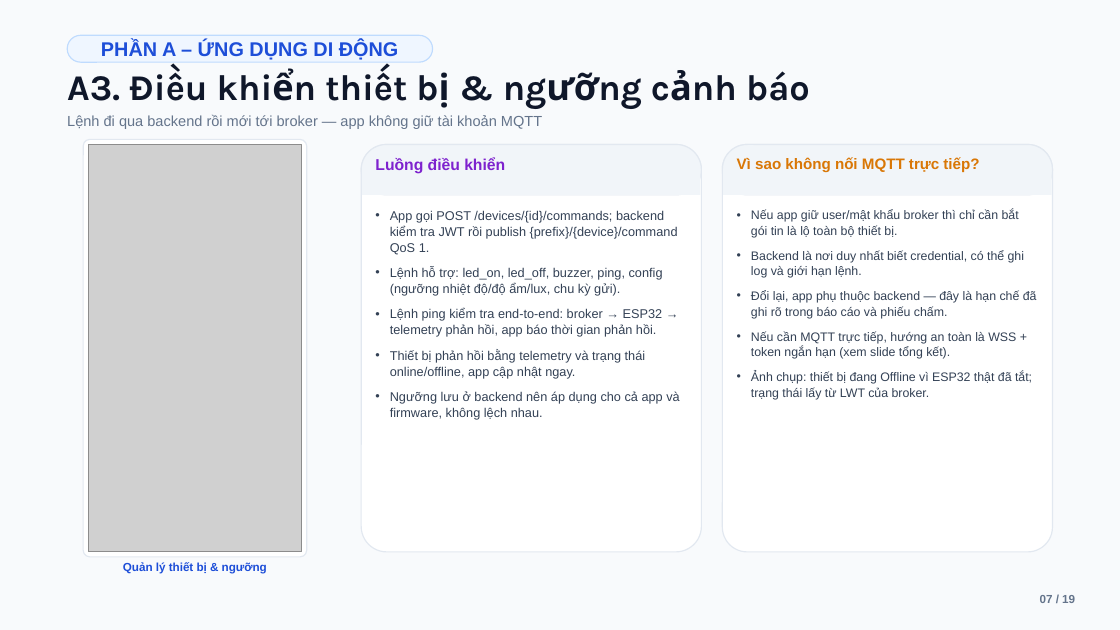
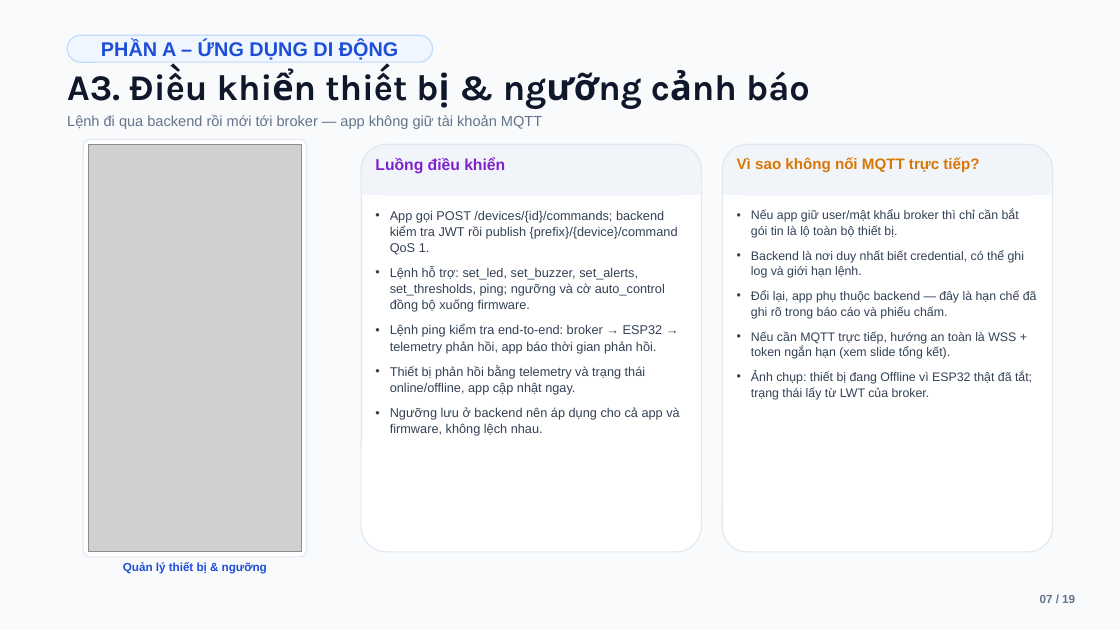
Before and after one commit to ViuGiaLai/Smart-Learning-Assistant-StudyDesk, a slide deck: slide 7 of docs/Slide_Smart_Learning_Assistant.pptx. Drawn at 1120x630 pixels with LibreOffice and Linux fonts; fonts in the diff are those of the drawing; grey boxes stand for pictures. Boxes give left, top, right and bottom in pixels: in the first picture for what was removed or moved away, otherwise in the second. Text is boxed around its words. In the diff, an @@ line names an element or a change of style, - is before the commit and + after.

```diff
--- a/docs/Slide_Smart_Learning_Assistant.pptx
+++ b/docs/Slide_Smart_Learning_Assistant.pptx
@@ text at box(390, 267, 665, 312): text changed @@
-• Lệnh hỗ trợ: led_on, led_off, buzzer, ping, config (ngưỡng nhiệt độ/độ ẩm/lux, chu kỳ gửi).
+• Lệnh hỗ trợ: set_led, set_buzzer, set_alerts, set_thresholds, ping; ngưỡng và cờ auto_control đồng bộ xuống firmware.
```
Also in this commit, not shown: 7 other slides changed, 1 slide added, 33 other files.
